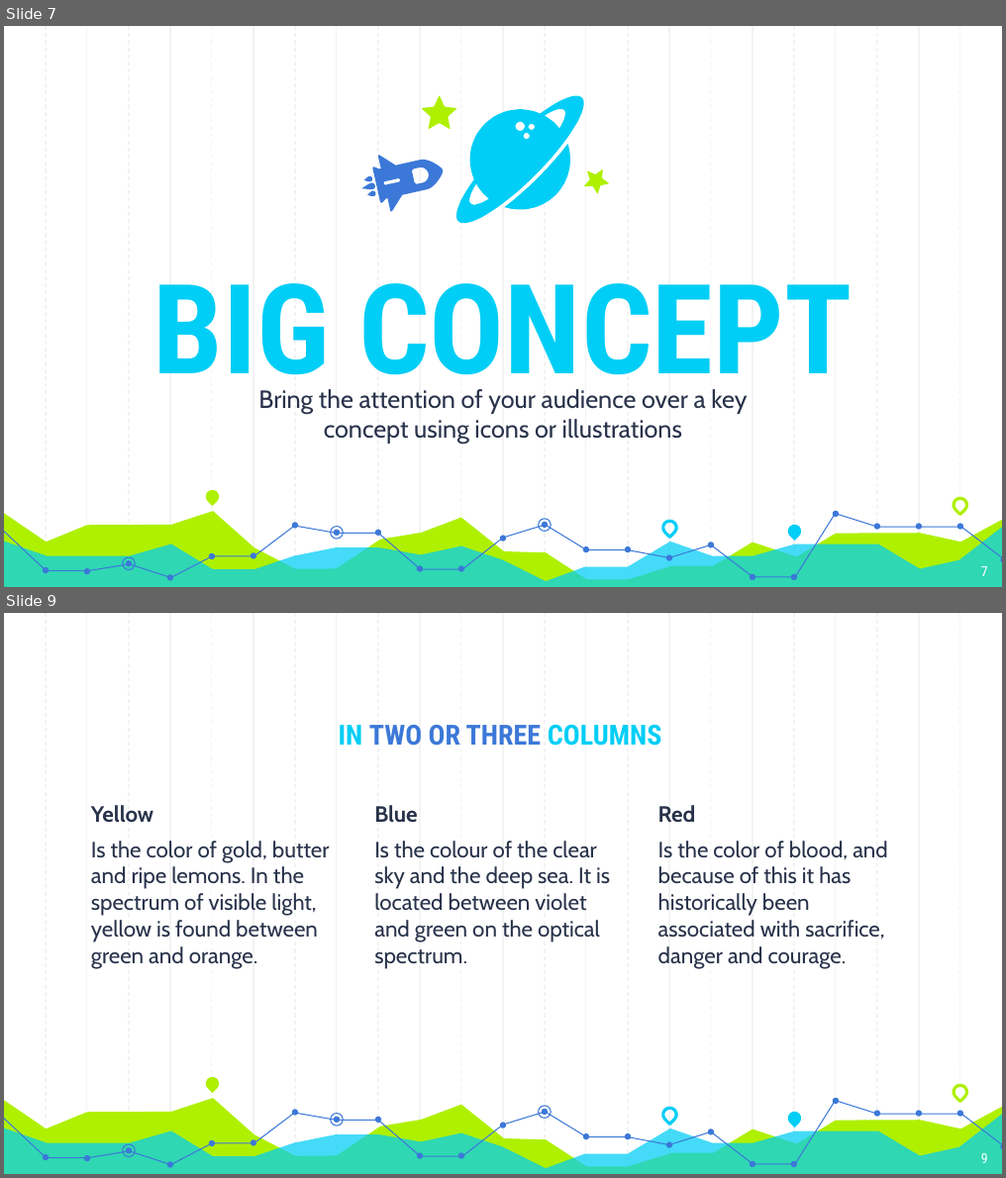
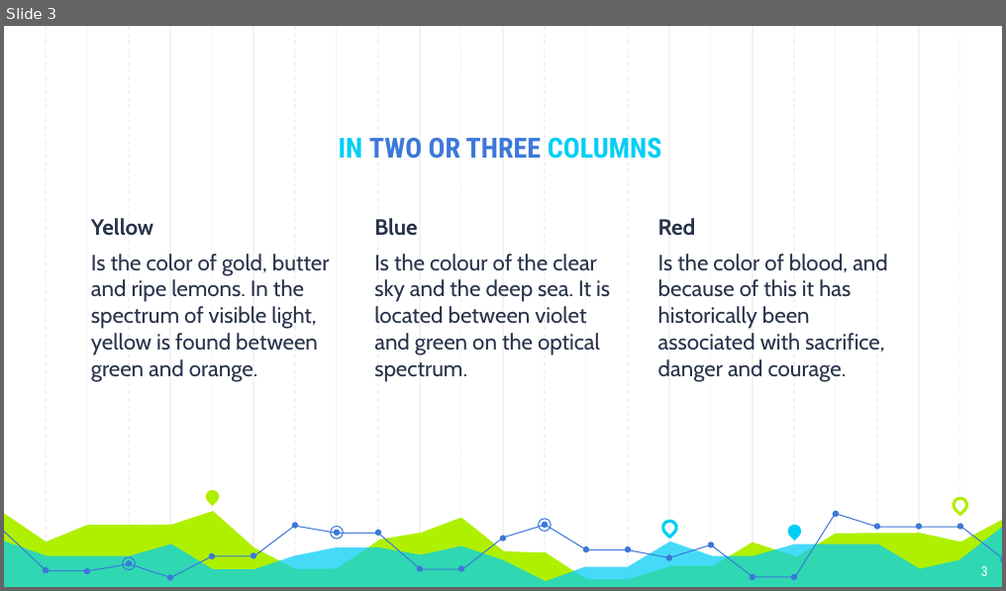
Before and after one commit to fionacarson/final_project_phs_stroke, a slide deck: presentation/Quince · SlidesCarnival updated.pptx. Shown one above the other, each under a label of ours: slides 7 and 9 before the commit, slide 3 after it; the slides between them are not shown. The pictures are 1006x1178 and 1006x591 pixels, drawn with LibreOffice and Linux fonts; fonts in the diff are those of the drawing. Boxes give left, top, right and bottom in pixels: in the first picture for what was removed or moved away, otherwise in the second. Text is boxed around its words. In the diff, an @@ line names an element or a change of style, - is before the commit and + after.

```diff
--- a/presentation/Quince · SlidesCarnival updated.pptx
+++ b/presentation/Quince · SlidesCarnival updated.pptx
@@ slide 7 removed at (4,26,1002,587), background #FFFFFF; not listed: 59 template elements that a slide beside it also shows @@
@@ freeform shape removed at (422,96,457,129) @@
@@ freeform shape removed at (456,96,584,224) @@
@@ freeform shape removed at (504,144,570,209) @@
@@ freeform shape removed at (580,163,614,196) @@
@@ group removed at (356,136,445,224): 4 freeform shapes @@
@@ title removed at (153,283,851,402) @@
-BIG CONCEPT
@@ subtitle removed at (258,389,746,444) @@
-Bring the attention of your audience over a key concept using icons or illustrations
@@ page number removed at (981,567,988,576) @@
-7
@@ what was slide 9 is now slide 3 @@
@@ page number at (981,567,988,576): text changed @@
-9
+3
```
Also in this commit, not shown: 4 slides changed, 21 other slides removed, 28 other files.
